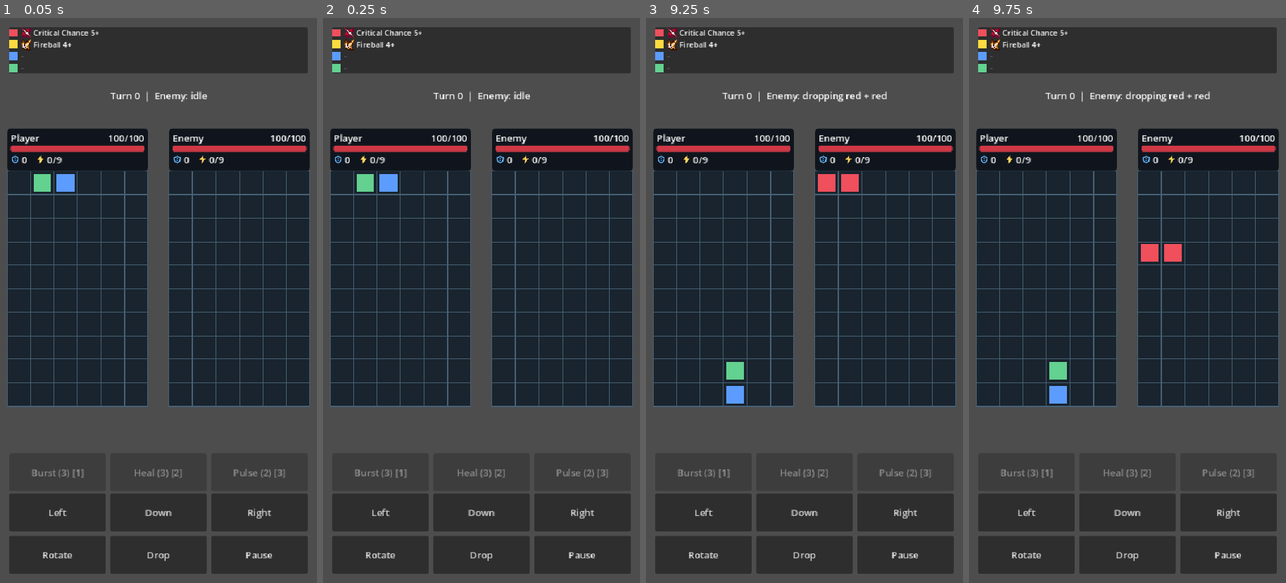
Above: before the commit, frames 1-4 (left to right).
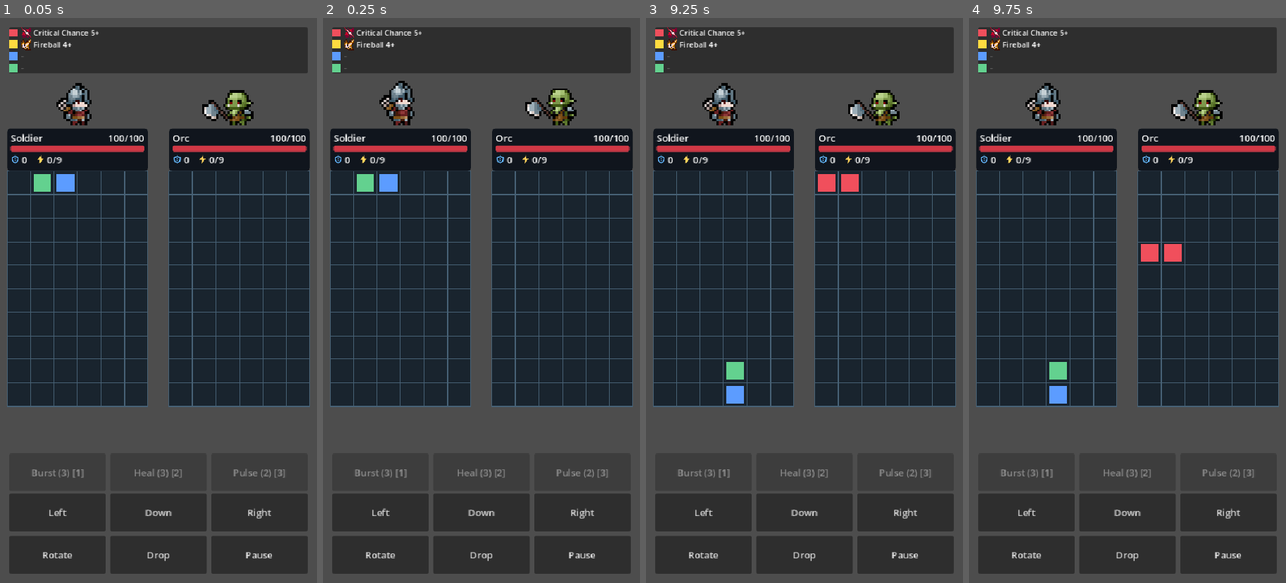
Above: after the commit, the same moments.

Repository: emarose/puzzle-fighter
Game: Godot game, scene res://scenes/main/Main.tscn
The game is run twice, just before and just after one commit, with the same random seed, the same clock (stepped at 60 frames per second) and the same inputs.
Inputs (mouse positions are in pixels of both pictures, inside the frame that each line leads up to):
- Up to frame 1 (0.05 s): no input
- Up to frame 2 (0.25 s): no input
- Up to frame 3 (9.25 s): click "Left" at 0.5 s; click "Down" at 1.25 s; click "Right" at 2 s; tap Enter at 2.75 s; move the mouse to (874, 272) at 2.77 s; hold Right 2.78-3.5 s; tap P at 2.85 s; click (874, 272) at 2.92 s; tap Space at 3.02, 7.25, 9.02 s; click "Rotate" at 3.5 s; click "Drop" at 4.25 s; click "Resume (P)" at 5 s; click "Pause" at 5.75 s; drag from (741, 328) to (788, 413) at 6.52 s; move the mouse to (836, 176) at 7.27 s; hold Right 7.28-8 s; tap 1 at 7.35 s; drag from (788, 413) to (709, 215) at 8.02 s; move the mouse to (899, 385) at 8.77 s; hold Left from 8.78 s (still down); tap 3 at 8.85 s
- Up to frame 4 (9.75 s): release Left at 9.5 s; drag from (1032, 215) to (1079, 159) at 9.52 s

The runs differ from the first frame. In frame 1, 1.5% of the frame differs, in the area x 3-80%, y 11-23%; in frame 2, 1.6%; in frame 3, 1.6%; in frame 4, 1.6%.

Commit message:
feat: basic sprite for enemy and character

Diff:
--- a/resources/characters/default_player.tres
+++ /dev/null
@@ -1,12 +0,0 @@
-[gd_resource type="Resource" script_class="CharacterDefinition" format=3 uid="uid://cqkj3dru4yknb"]
-
-[ext_resource type="Script" uid="uid://dv8ll38fk8uv7" path="res://scripts/core/definitions/CharacterDefinition.gd" id="1_character"]
-[ext_resource type="Resource" path="res://resources/characters/default_player_loadout.tres" id="2_loadout"]
-
-[resource]
-script = ExtResource("1_character")
-id = "player"
-name = "Player"
-max_hp = 100
-skill_ids = Array[String](["burst", "heal", "pulse"])
-special_gem_loadout = ExtResource("2_loadout")
--- /dev/null
+++ b/resources/characters/soldier/soldier.tres
@@ -0,0 +1,22 @@
+[gd_resource type="Resource" script_class="CharacterDefinition" format=3 uid="uid://cqkj3dru4yknb"]
+
+[ext_resource type="Script" uid="uid://dv8ll38fk8uv7" path="res://scripts/core/definitions/CharacterDefinition.gd" id="1_character"]
+[ext_resource type="Resource" path="res://resources/characters/default_player_loadout.tres" id="2_loadout"]
+[ext_resource type="Texture2D" path="res://resources/characters/soldier/Soldier_Idle.png" id="Soldier_Idle"]
+[ext_resource type="Texture2D" path="res://resources/characters/soldier/Soldier_Hurt.png" id="Soldier_Hurt"]
+[ext_resource type="Texture2D" path="res://resources/characters/soldier/Soldier_Death.png" id="Soldier_Death"]
+[ext_resource type="Texture2D" path="res://resources/characters/soldier/Soldier_Attack01.png" id="Soldier_Attack01"]
+[ext_resource type="Texture2D" path="res://resources/characters/soldier/Soldier_Attack02.png" id="Soldier_Attack02"]
+[ext_resource type="Texture2D" path="res://resources/characters/soldier/Soldier_Attack03.png" id="Soldier_Attack03"]
+
+[resource]
+script = ExtResource("1_character")
+id = "player"
+name = "Soldier"
+max_hp = 100
+skill_ids = Array[String](["burst", "heal", "pulse"])
+special_gem_loadout = ExtResource("2_loadout")
+idle_sheet = ExtResource("Soldier_Idle")
+hurt_sheet = ExtResource("Soldier_Hurt")
+death_sheet = ExtResource("Soldier_Death")
+attack_sheets = Array[Texture2D]([ExtResource("Soldier_Attack01"), ExtResource("Soldier_Attack02"), ExtResource("Soldier_Attack03")])
--- a/resources/enemies/default_enemy.tres
+++ /dev/null
@@ -1,11 +0,0 @@
-[gd_resource type="Resource" script_class="EnemyDefinition" format=3 uid="uid://b8l8bte54ukun"]
-
-[ext_resource type="Script" uid="uid://cb1k1ho8knnta" path="res://scripts/core/definitions/EnemyDefinition.gd" id="1_enemy"]
-[ext_resource type="Resource" path="res://resources/enemies/default_turn_pattern.tres" id="2_pattern"]
-
-[resource]
-script = ExtResource("1_enemy")
-turn_pattern = ExtResource("2_pattern")
-id = "enemy"
-name = "Enemy"
-max_hp = 100
--- /dev/null
+++ b/resources/enemies/orc/orc.tres
@@ -0,0 +1,20 @@
+[gd_resource type="Resource" script_class="EnemyDefinition" format=3 uid="uid://b8l8bte54ukun"]
+
+[ext_resource type="Script" uid="uid://cb1k1ho8knnta" path="res://scripts/core/definitions/EnemyDefinition.gd" id="1_enemy"]
+[ext_resource type="Resource" path="res://resources/enemies/default_turn_pattern.tres" id="2_pattern"]
+[ext_resource type="Texture2D" path="res://resources/enemies/orc/Orc_Idle.png" id="Orc_Idle"]
+[ext_resource type="Texture2D" path="res://resources/enemies/orc/Orc_Hurt.png" id="Orc_Hurt"]
+[ext_resource type="Texture2D" path="res://resources/enemies/orc/Orc_Death.png" id="Orc_Death"]
+[ext_resource type="Texture2D" path="res://resources/enemies/orc/Orc_Attack01.png" id="Orc_Attack01"]
+[ext_resource type="Texture2D" path="res://resources/enemies/orc/Orc_Attack02.png" id="Orc_Attack02"]
+
+[resource]
+script = ExtResource("1_enemy")
+turn_pattern = ExtResource("2_pattern")
+id = "enemy"
+name = "Orc"
+max_hp = 100
+idle_sheet = ExtResource("Orc_Idle")
+hurt_sheet = ExtResource("Orc_Hurt")
+death_sheet = ExtResource("Orc_Death")
+attack_sheets = Array[Texture2D]([ExtResource("Orc_Attack01"), ExtResource("Orc_Attack02")])
--- a/scenes/battle/Battle.tscn
+++ b/scenes/battle/Battle.tscn
@@ -8,11 +8,12 @@
 [ext_resource type="PackedScene" uid="uid://b3s30j0q5v3c2" path="res://scenes/ui/BattleHud.tscn" id="6_battlehud"]
 [ext_resource type="PackedScene" path="res://scenes/board/BoardView.tscn" id="7_boardview"]
 [ext_resource type="PackedScene" path="res://scenes/pieces/PieceView.tscn" id="8_pieceview"]
-[ext_resource type="Resource" uid="uid://cqkj3dru4yknb" path="res://resources/characters/default_player.tres" id="9_player"]
-[ext_resource type="Resource" uid="uid://b8l8bte54ukun" path="res://resources/enemies/default_enemy.tres" id="10_enemy"]
+[ext_resource type="Resource" uid="uid://cqkj3dru4yknb" path="res://resources/characters/soldier/soldier.tres" id="9_player"]
+[ext_resource type="Resource" uid="uid://b8l8bte54ukun" path="res://resources/enemies/orc/orc.tres" id="10_enemy"]
 [ext_resource type="Resource" uid="uid://c3ey6o7prkbn7" path="res://resources/combat_tuning.tres" id="11_tuning"]
 [ext_resource type="Resource" uid="uid://3k4pk83oolea" path="res://resources/skills/default_skill_catalog.tres" id="12_skills"]
 [ext_resource type="PackedScene" path="res://scenes/ui/ActorStatusPanel.tscn" id="13_status_panel"]
+[ext_resource type="PackedScene" uid="uid://d1typle8cy3tt" path="res://scenes/ui/ActorSprite.tscn" id="14_sprite"]
 
 [node name="Battle" type="Node2D" unique_id=1629196341]
 script = ExtResource("1_4j9m3")
@@ -44,6 +45,10 @@
 offset_top = -72.0
 offset_bottom = 0.0
 
+[node name="ActorSprite" parent="PlayerBoardContainer" unique_id=1448818569 instance=ExtResource("14_sprite")]
+position = Vector2(120, -105)
+scale = Vector2(4, 4)
+
 [node name="EnemyBoardContainer" type="Node2D" parent="." unique_id=716373736]
 position = Vector2(288, 260)
 
@@ -58,4 +63,10 @@
 offset_top = -72.0
 offset_bottom = 0.0
 
+[node name="ActorSprite" parent="EnemyBoardContainer" unique_id=752114079 instance=ExtResource("14_sprite")]
+position = Vector2(120, -105)
+scale = Vector2(4, 4)
+flip_h = true
+side = 1
+
 [node name="BattleHud" parent="." unique_id=1013733575 instance=ExtResource("6_battlehud")]
--- /dev/null
+++ b/scenes/ui/ActorSprite.tscn
@@ -0,0 +1,7 @@
+[gd_scene format=3 uid="uid://d1typle8cy3tt"]
+
+[ext_resource type="Script" uid="uid://cr3iw22xno38n" path="res://scripts/ui/ActorSprite.gd" id="1_sprite"]
+
+[node name="ActorSprite" type="AnimatedSprite2D" unique_id=874281027]
+texture_filter = 1
+script = ExtResource("1_sprite")
--- a/scenes/ui/BattleHud.tscn
+++ b/scenes/ui/BattleHud.tscn
@@ -28,12 +28,14 @@
 layout_mode = 2
 
 [node name="Feedback" type="Label" parent="MarginContainer/VBoxContainer" unique_id=1759946890]
+visible = false
 layout_mode = 2
 theme_override_font_sizes/font_size = 13
 horizontal_alignment = 1
 autowrap_mode = 2
 
 [node name="Turn" type="Label" parent="MarginContainer/VBoxContainer" unique_id=1295951989]
+visible = false
 layout_mode = 2
 text = "Turn: 0"
 horizontal_alignment = 1
--- a/scripts/core/BattleManager.gd
+++ b/scripts/core/BattleManager.gd
@@ -38,9 +38,9 @@
 
 func _initialize_characters() -> bool:
 	if player_character == null:
-		player_character = load("res://resources/characters/default_player.tres")
+		player_character = load("res://resources/characters/soldier/soldier.tres")
 	if enemy_character == null:
-		enemy_character = load("res://resources/enemies/default_enemy.tres")
+		enemy_character = load("res://resources/enemies/orc/orc.tres")
 	if player_character == null or enemy_character == null:
 		push_error("BattleManager could not load the player or enemy definition resource.")
 		return false
--- a/scripts/core/definitions/CombatantDefinition.gd
+++ b/scripts/core/definitions/CombatantDefinition.gd
@@ -11,6 +11,14 @@
 @export var attack_modifiers: Dictionary = {}
 @export var special_gem_loadout: SpecialGemLoadout
 @export var portrait_path: String = ""
+@export_group("Sprite Sheets")
+## Horizontal strips; each frame is a square the size of the sheet height.
+@export var idle_sheet: Texture2D
+@export var hurt_sheet: Texture2D
+@export var death_sheet: Texture2D
+@export var attack_sheets: Array[Texture2D] = []
+@export_range(1.0, 60.0, 1.0) var animation_fps: float = 10.0
+@export_group("")
 @export var metadata: Dictionary = {}
 
 func _init(p_id: String = "", p_name: String = "", p_max_hp: int = 100) -> void:
--- /dev/null
+++ b/scripts/ui/ActorSprite.gd
@@ -0,0 +1,130 @@
+class_name ActorSprite
+extends AnimatedSprite2D
+
+enum Side { PLAYER, ENEMY }
+
+const IDLE := &"idle"
+const HURT := &"hurt"
+const DEATH := &"death"
+const ATTACK_PREFIX := "attack_"
+
+@export var side = Side.PLAYER
+## Seconds between the opponent starting an attack and this actor reacting.
+@export_range(0.0, 2.0, 0.01) var hit_reaction_delay: float = 0.35
+
+var actor_id: String = ""
+var attack_animations: Array[StringName] = []
+var is_dead: bool = false
+var rng := RandomNumberGenerator.new()
+
+func _ready() -> void:
+	rng.randomize()
+	var battle: Node = _find_battle_manager()
+	var definition: CombatantDefinition = null
+	if battle != null:
+		definition = battle.player_character if side == Side.PLAYER else battle.enemy_character
+	if definition != null:
+		configure(definition)
+	animation_finished.connect(_on_animation_finished)
+	var event_bus: EventBus = EventBus.get_instance()
+	if event_bus != null:
+		event_bus.event_emitted.connect(_on_event_emitted)
+
+func configure(definition: CombatantDefinition) -> void:
+	actor_id = definition.id
+	var frames := SpriteFrames.new()
+	frames.remove_animation(&"default")
+	_add_animation(frames, IDLE, definition.idle_sheet, definition.animation_fps, true)
+	_add_animation(frames, HURT, definition.hurt_sheet, definition.animation_fps, false)
+	_add_animation(frames, DEATH, definition.death_sheet, definition.animation_fps, false)
+	attack_animations.clear()
+	for index in range(definition.attack_sheets.size()):
+		var animation := StringName("%s%d" % [ATTACK_PREFIX, index])
+		if _add_animation(frames, animation, definition.attack_sheets[index], definition.animation_fps, false):
+			attack_animations.append(animation)
+	sprite_frames = frames
+	is_dead = false
+	if frames.has_animation(IDLE):
+		play(IDLE)
+
+func play_attack() -> void:
+	if is_dead or attack_animations.is_empty():
+		return
+	play(attack_animations[rng.randi_range(0, attack_animations.size() - 1)])
+
+func play_hurt() -> void:
+	if is_dead or sprite_frames == null or not sprite_frames.has_animation(HURT):
+		return
+	play(HURT)
+
+func play_death() -> void:
+	if is_dead:
+		return
+	is_dead = true
+	if sprite_frames != null and sprite_frames.has_animation(DEATH):
+		play(DEATH)
+
+func _on_animation_finished() -> void:
+	if is_dead or sprite_frames == null or not sprite_frames.has_animation(IDLE):
+		return
+	play(IDLE)
+
+func _on_event_emitted(event_name: String, payload: Dictionary) -> void:
+	if actor_id.is_empty():
+		return
+	match event_name:
+		"attack_created":
+			if str(payload.get("source", "")) == actor_id and str(payload.get("role", "")) == "DAMAGE":
+				play_attack()
+		"damage_received":
+			if str(payload.get("actor_id", "")) != actor_id:
+				return
+			_react_to_damage(int(payload.get("current_hp", 1)) <= 0)
+		"battle_won":
+			if side == Side.ENEMY:
+				_react_to_damage(true)
+		"battle_lost":
+			if side == Side.PLAYER:
+				_react_to_damage(true)
+
+func _react_to_damage(fatal: bool) -> void:
+	if hit_reaction_delay > 0.0:
+		await get_tree().create_timer(hit_reaction_delay).timeout
+	if not is_inside_tree():
+		return
+	if fatal:
+		play_death()
+	else:
+		play_hurt()
+
+func _find_battle_manager() -> Node:
+	var node: Node = get_parent()
+	while node != null:
+		var manager: Node = node.get_node_or_null("BattleManager")
+		if manager != null:
+			return manager
+		node = node.get_parent()
+	return null
+
+func _add_animation(
+	frames: SpriteFrames,
+	animation: StringName,
+	sheet: Texture2D,
+	fps: float,
+	loop: bool
+) -> bool:
+	if sheet == null:
+		return false
+	var frame_size: int = sheet.get_height()
+	var frame_count: int = sheet.get_width() / frame_size
+	if frame_count <= 0:
+		return false
+	frames.add_animation(animation)
+	frames.set_animation_speed(animation, fps)
+	frames.set_animation_loop(animation, loop)
+	for index in range(frame_count):
+		var atlas := AtlasTexture.new()
+		atlas.atlas = sheet
+		atlas.region = Rect2(index * frame_size, 0, frame_size, frame_size)
+		frames.add_frame(animation, atlas)
+	return true
--- a/tests/CombatData_test.gd
+++ b/tests/CombatData_test.gd
@@ -1,8 +1,8 @@
 extends SceneTree
 
 func _init() -> void:
-	var player: CharacterDefinition = load("res://resources/characters/default_player.tres")
-	var enemy: EnemyDefinition = load("res://resources/enemies/default_enemy.tres")
+	var player: CharacterDefinition = load("res://resources/characters/soldier/soldier.tres")
+	var enemy: EnemyDefinition = load("res://resources/enemies/orc/orc.tres")
 	var tuning: CombatTuning = load("res://resources/combat_tuning.tres")
 	var catalog: SkillCatalog = load("res://resources/skills/default_skill_catalog.tres")
 
Binary file added: resources/characters/soldier/Soldier_Attack01.png
Not shown, added: resources/characters/soldier/Soldier_Attack01.png.import
Binary file added: resources/characters/soldier/Soldier_Attack02.png
Not shown, added: resources/characters/soldier/Soldier_Attack02.png.import
Binary file added: resources/characters/soldier/Soldier_Attack03.png
Not shown, added: resources/characters/soldier/Soldier_Attack03.png.import
Binary file added: resources/characters/soldier/Soldier_Death.png
Not shown, added: resources/characters/soldier/Soldier_Death.png.import
Binary file added: resources/characters/soldier/Soldier_Hurt.png
Not shown, added: resources/characters/soldier/Soldier_Hurt.png.import
Binary file added: resources/characters/soldier/Soldier_Idle.png
Not shown, added: resources/characters/soldier/Soldier_Idle.png.import
(and 14 more such lines)
